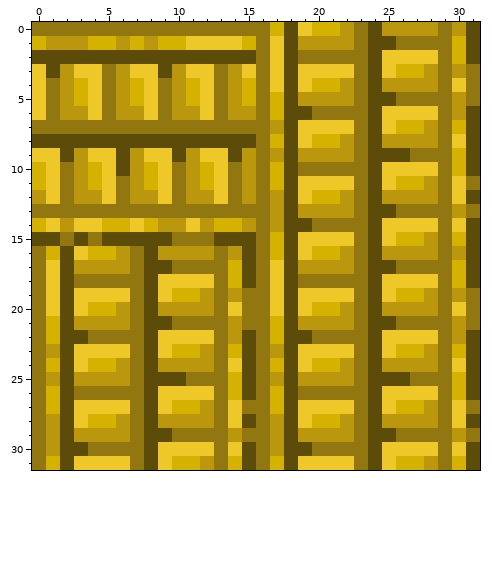
File history of a pixel-art sprite, overrides/resources/contenttweaker/textures/blocks/eden_pillar-ctm.png. That is the earlier state.
The file is 32x32 pixels.
After:
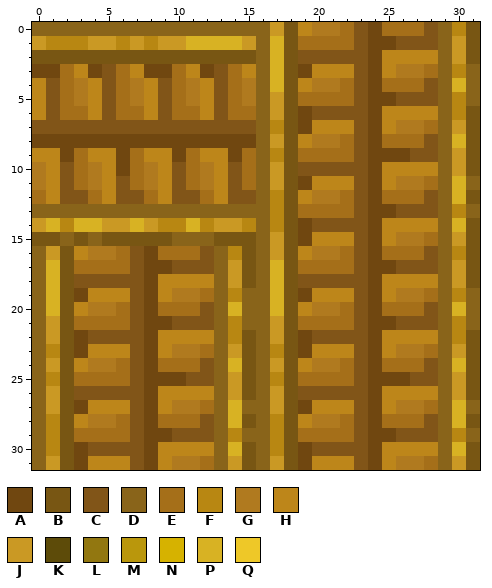
Palette (. is transparent): A #704710  B #785613  C #815518  D #89641a  E #a56f19  F #b88712  G #b07a1f  H #bd861a  J #ca9924  K #5d4b09  L #927710  M #ba970c  N #d6b200  P #d8b223  Q #eec828
Change:
Changed rows in their new state; - is an unchanged pixel.
first column x 0:
 0 DDDDDDDDDDDDDDDDDJBHGGECAEEECDFB
 1 JFFFJJFJFJJPPPPJDPBEEEECAACCCDJB
 2 BBBBBBBBBBBBBBBBDPBCCCCCAHHHHDJB
 3 AAEHACEHAAEHACEHDPBAHHHCAHGGEDFD
 4 HCEGHCEGHCEGHCEGDPBHGGECAEEECDPD
 5 HCEGHCEGHCEGHCEGDJBEEEECAACCCDFD
 6 HCEEHCEEHCEEHCEEDJBACCCCAHHHHDFB
 7 CCCCCCCCCCCCCCCCDFBAHHHCAHGGEDJB
 8 AAAAAAAAAAAAAAAADJBHGGECAEEECDPB
 9 HHAEHHAEHHAEHHAEDFBEEEECAAACCDJB
10 GHCEGHAEGHCEGHCEDJBCCCCCAHHHHDJB
11 GHCEGHCEGHCEGHCEDJBAHHHCAHGGEDPD
12 EHCCEHCCEHCCEHCCDFBHGGECAEEECDPB
13 DDDDDDDDDDDDDDDDDFBEEEECAACCCDFD
14 JPFPPJJPJFFPFJJFDFBACCCCAHHHHDPB
15 BBDBDBBBBBDDDBBBDJBAHHHCAHGGEDJB
16 DJBHGGECAEEECDFBDJBHGGECAEEECDFB
17 DPBEEEECAACCCDJBDPBEEEECAACCCDJB
18 DPBCCCCCAHHHHDJBDPBCCCCCAHHHHDJB
19 DPBAHHHCAHGGEDFDDPBAHHHCAHGGEDFD
20 DPBHGGECAEEECDPDDPBHGGECAEEECDPD
21 DJBEEEECAACCCDFDDJBEEEECAACCCDFD
22 DJBACCCCAHHHHDFBDJBACCCCAHHHHDFB
23 DFBAHHHCAHGGEDJBDFBAHHHCAHGGEDJB
24 DJBHGGECAEEECDPBDJBHGGECAEEECDPB
25 DFBEEEECAAACCDJBDFBEEEECAAACCDJB
26 DJBCCCCCAHHHHDJBDJBCCCCCAHHHHDJB
27 DJBAHHHCAHGGEDPDDJBAHHHCAHGGEDPD
28 DFBHGGECAEEECDPBDFBHGGECAEEECDPB
29 DFBEEEECAACCCDFDDFBEEEECAACCCDFD
30 DFBACCCCAHHHHDPBDFBACCCCAHHHHDPB
31 DJBAHHHCAHGGEDJBDJBAHHHCAHGGEDJB
